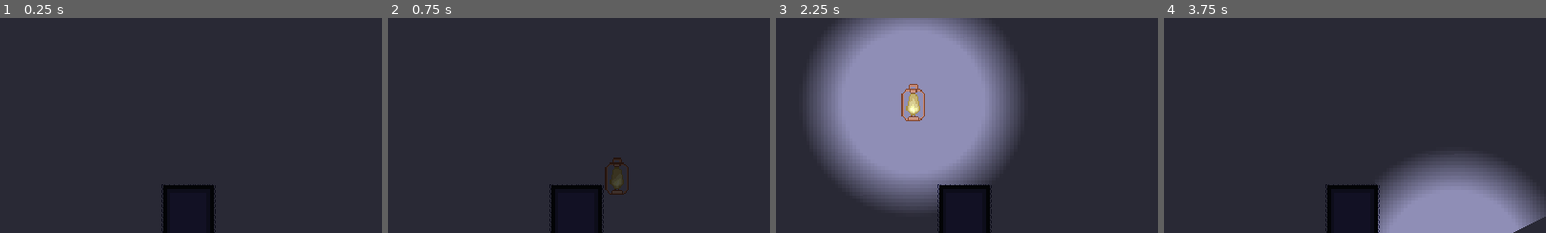
Above: before the commit, frames 1-4 (left to right).
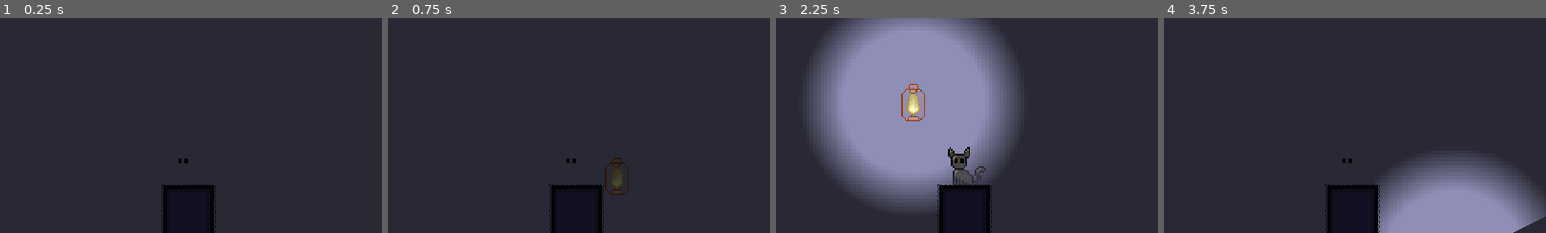
Above: after the commit, the same moments.

Repository: rafa-fiedo/godot_light2d_tutorial
Game: Godot game, scene res://scenes/TestScene.tscn
The game is run twice, just before and just after one commit, with the same random seed, the same clock (stepped at 60 frames per second) and the same inputs.
Inputs (mouse positions are % of the whole screen's width and height, from its top left):
- Up to frame 1 (0.25 s): no input
- Up to frame 2 (0.75 s): tap Enter at 0.5 s; move the mouse to (72, 45) at 0.52 s; hold Up (ui_up) from 0.53 s (still down)
- Up to frame 3 (2.25 s): tap Space at 1.25 s; move the mouse to (30, 55) at 1.27 s; release Up (ui_up) at 1.28 s; tap Enter at 2 s; move the mouse to (60, 28) at 2.02 s; hold Up (ui_up) from 2.03 s (still down)
- Up to frame 4 (3.75 s): tap Space at 2.75 s; move the mouse to (45, 70) at 2.77 s; tap Enter at 3.5 s; move the mouse to (80, 65) at 3.52 s; release Up (ui_up) at 3.53 s
The pictures show only the part of the screen within x 42-92%, y 8-58%; the shares and areas given below are measured in that part.

The runs differ from the first frame. In frame 1, less than 0.1% of the frame differs, in the area x 46-50%, y 65-68%; in frame 2, less than 0.1%; in frame 3, 0.8%, in the area x 45-55%, y 60-78%; in frame 4, less than 0.1%.

Commit message:
cat visible fix

Diff:
--- a/scenes/TestScene.tscn
+++ b/scenes/TestScene.tscn
@@ -39,12 +39,10 @@
 color = Color( 0.290196, 0.290196, 0.290196, 1 )
 
 [node name="Cat" type="AnimatedSprite" parent="."]
-visible = false
-material = SubResource( 4 )
+material = SubResource( 1 )
 position = Vector2( 639, 228 )
 scale = Vector2( 2, 2 )
-frames = SubResource( 3 )
-frame = 1
+frames = SubResource( 4 )
 playing = true
 
 [node name="Sprite" type="Sprite" parent="Cat"]
Not shown: 1 places in scenes/TestScene.tscn that only renumber resources
